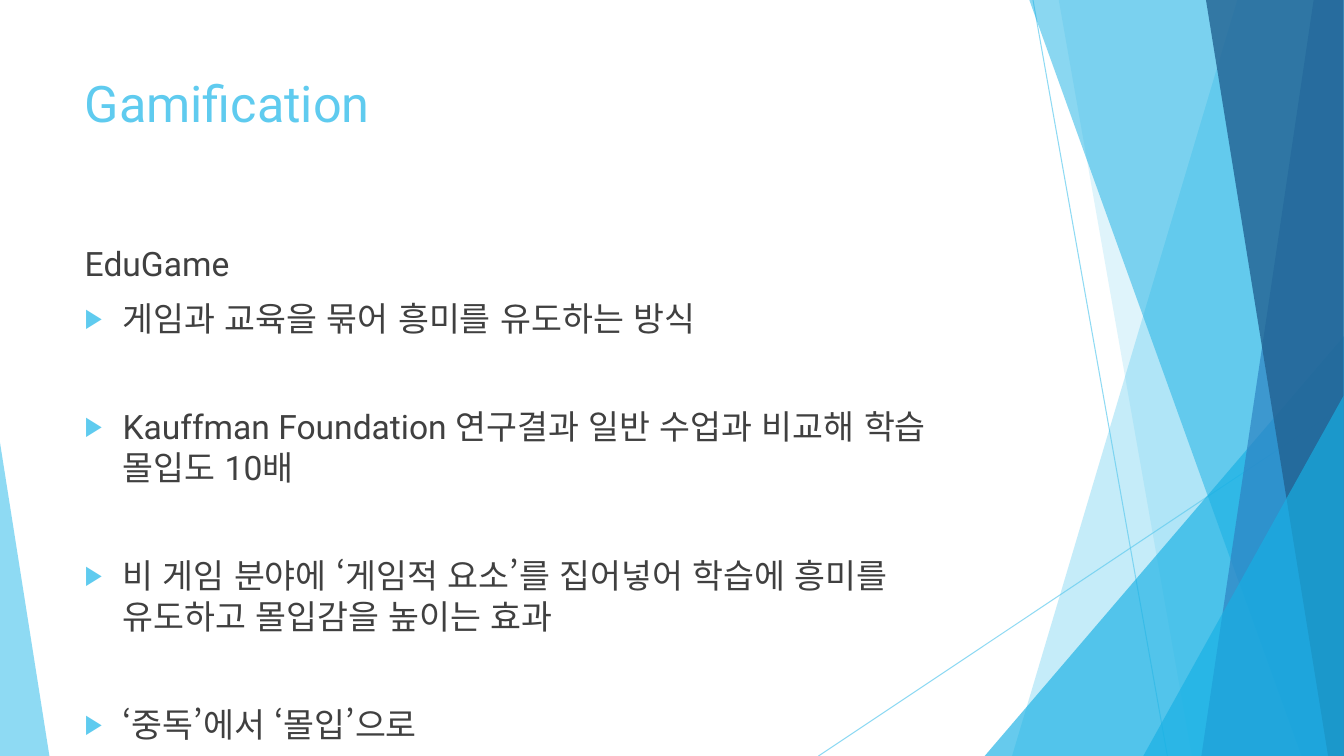
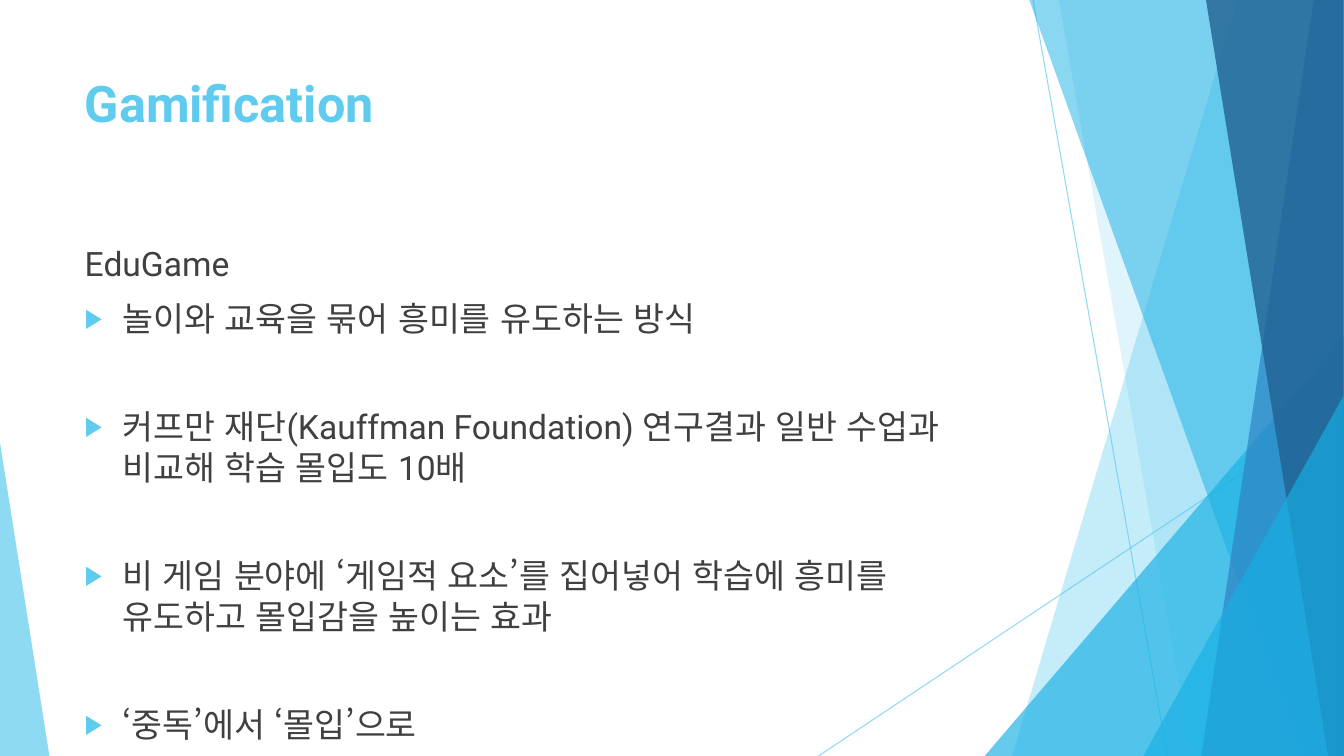
Before and after one commit to healjoo/smallprecious, a slide deck: slide 6 of 코딩교육용 퍼즐게임 제안서.pptx (slide 5 before the commit). Drawn at 1344x756 pixels with LibreOffice and Linux fonts; fonts in the diff are those of the drawing. Boxes give left, top, right and bottom in pixels: in the first picture for what was removed or moved away, otherwise in the second. Text is boxed around its words. In the diff, an @@ line names an element or a change of style, - is before the commit and + after.

```diff
--- a/코딩교육용 퍼즐게임 제안서.pptx
+++ b/코딩교육용 퍼즐게임 제안서.pptx
@@ title "Gamification" at (85, 83, 374, 123): bold on @@
@@ text at (123, 302, 940, 483): text changed @@
-▶ 게임과 교육을 묶어 흥미를 유도하는 방식
-▶ Kauffman Foundation 연구결과 일반 수업과 비교해 학습 몰입도 10배
+▶ 놀이와 교육을 묶어 흥미를 유도하는 방식
+▶ 커프만 재단(Kauffman Foundation) 연구결과 일반 수업과 비교해 학습 몰입도 10배
```
Also in this commit, not shown: 7 other slides changed, 2 slides added.
